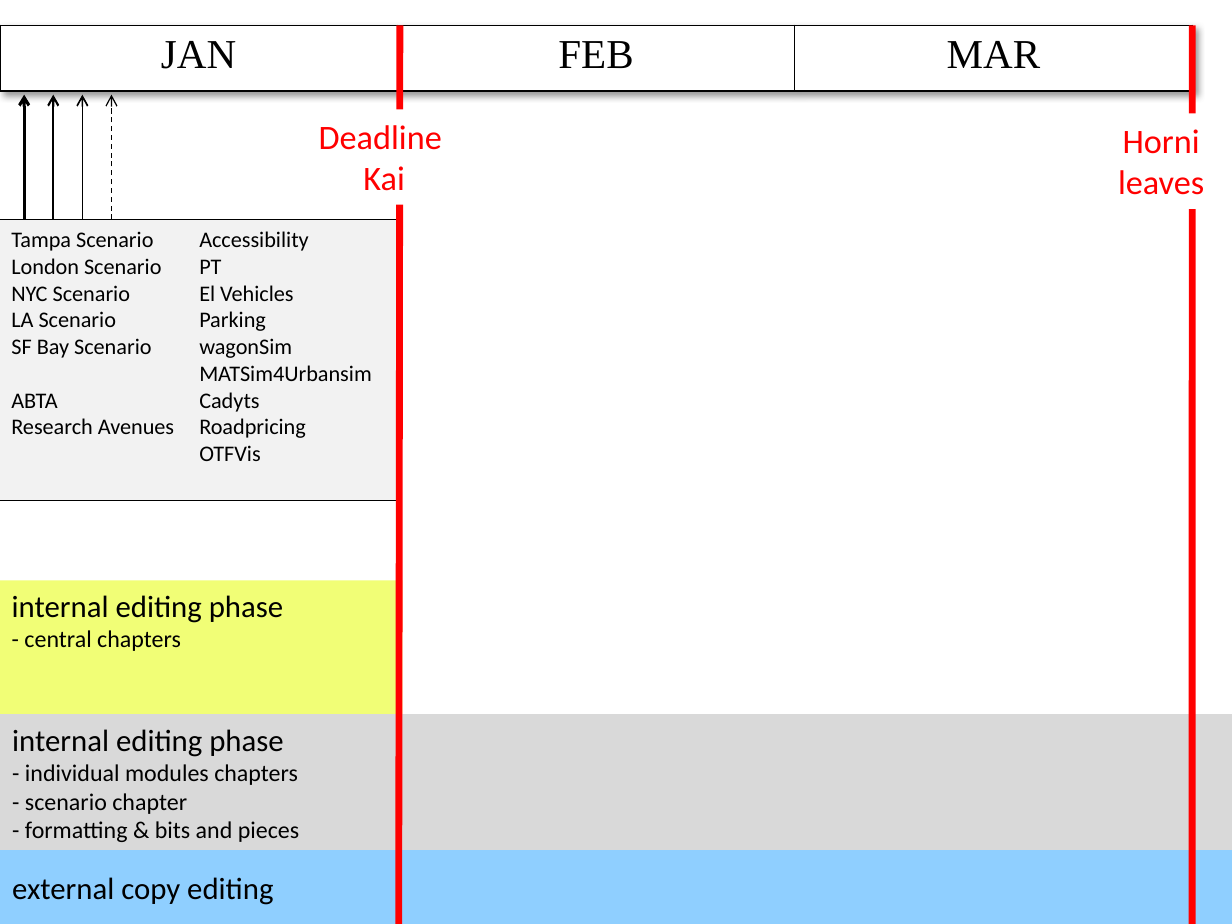
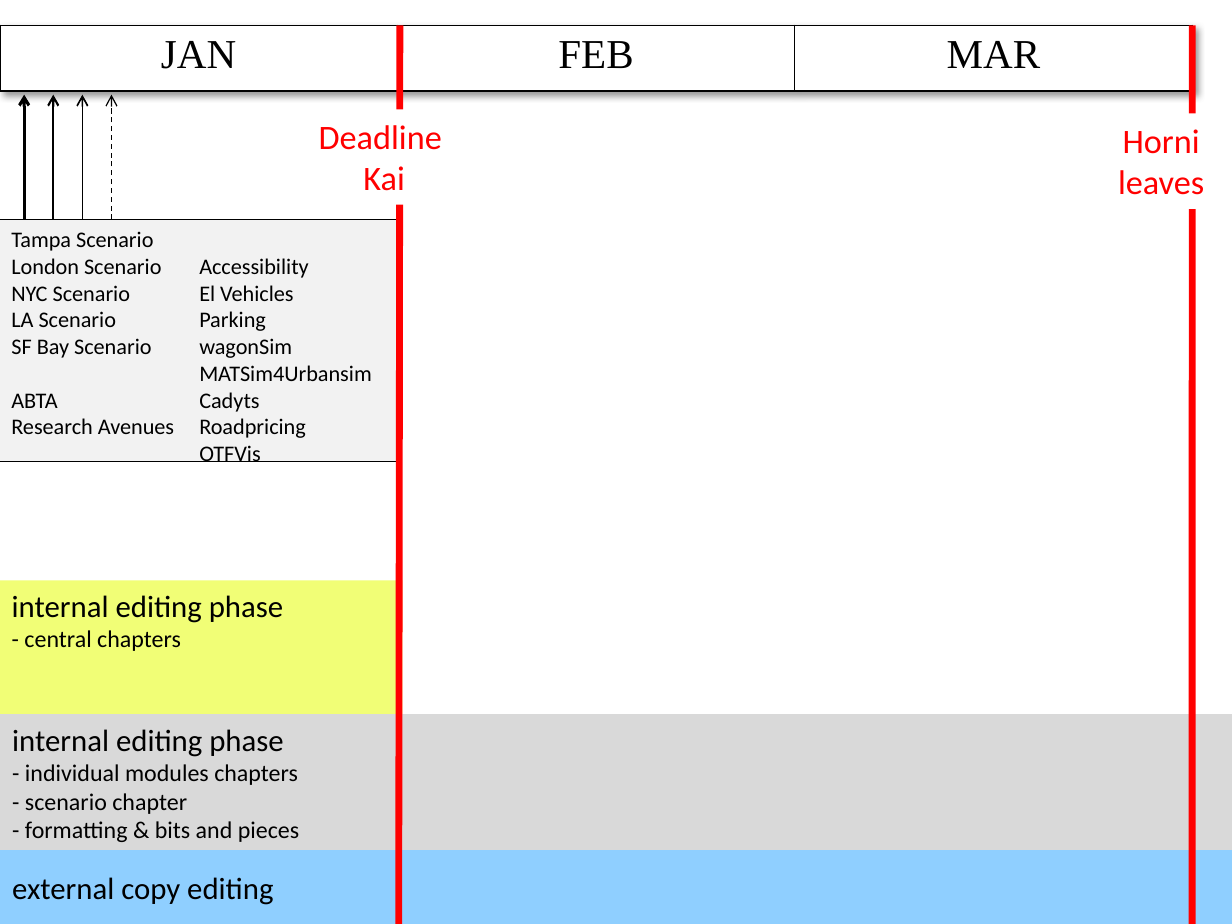
Before and after one commit to sashigurram/book, a slide deck: slide 1 of admin/timeline.pptx. Drawn at 1232x924 pixels with LibreOffice and Linux fonts; fonts in the diff are those of the drawing. Boxes give left, top, right and bottom in pixels: in the first picture for what was removed or moved away, otherwise in the second. Text is boxed around its words. In the diff, an @@ line names an element or a change of style, - is before the commit and + after.

```diff
--- a/admin/timeline.pptx
+++ b/admin/timeline.pptx
@@ rectangle "Tampa Scenario": place and size @@
-rectangle "Tampa Scenario" at box(0, 219, 399, 500)
+rectangle "Tampa Scenario" at box(0, 219, 399, 462)
@@ text in rectangle at box(199, 259, 221, 274): paragraph removed @@
-PT
```
